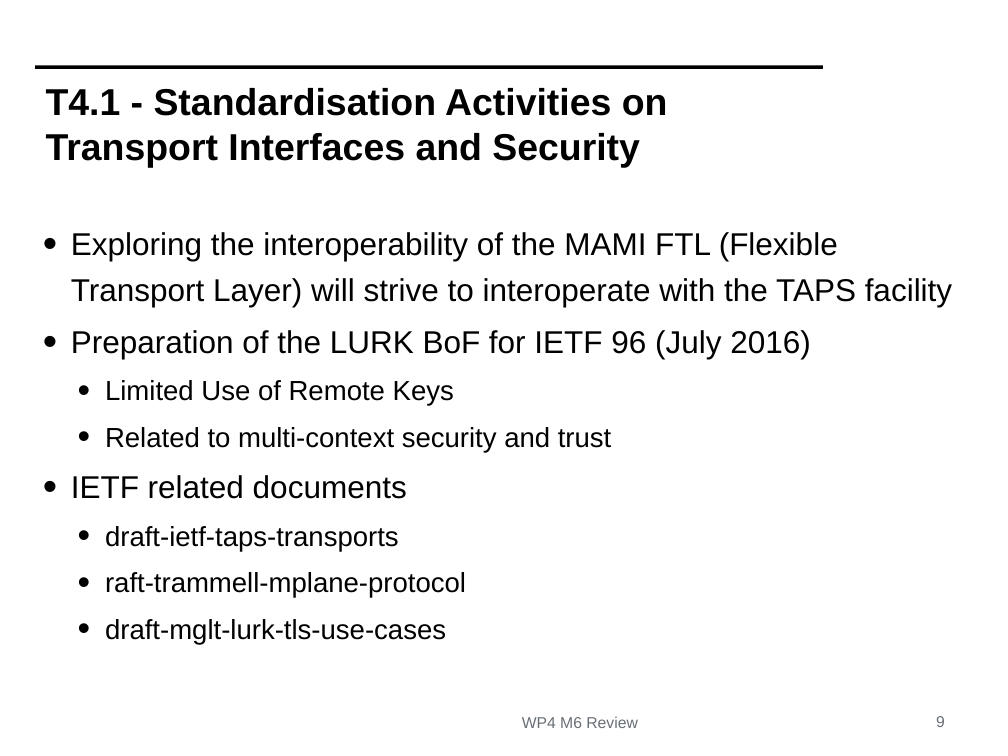
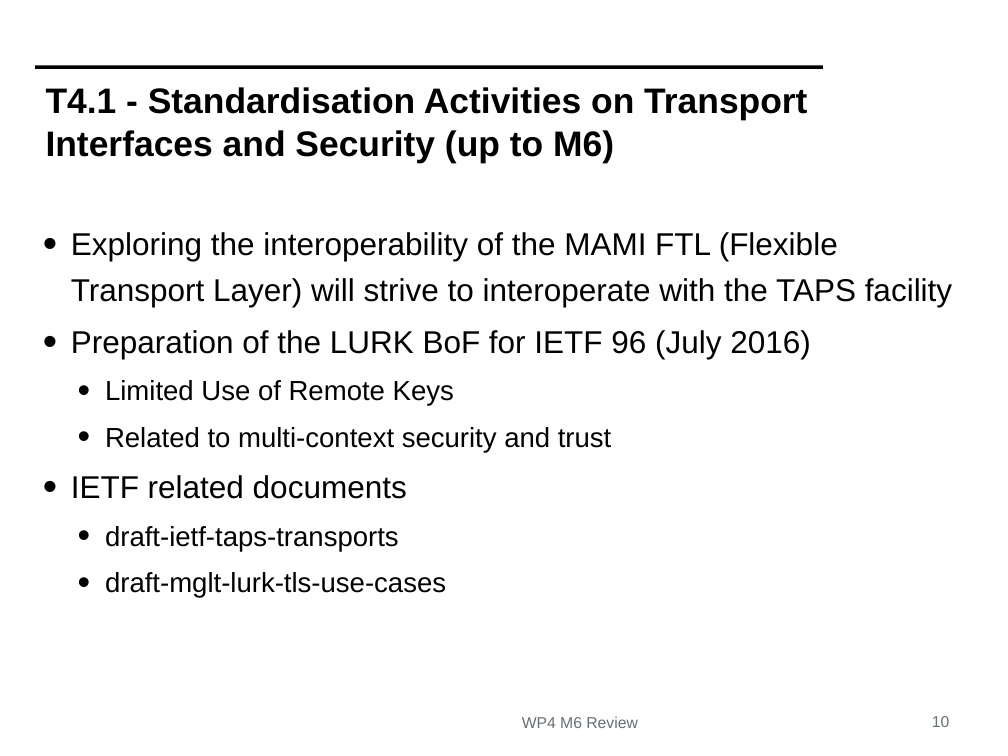
Before and after one commit to mami-project/roadshows, a slide deck: slide 10 of review1/WP4-ReviewM6.pptx (slide 9 before the commit). Drawn at 1008x756 pixels with LibreOffice and Linux fonts; fonts in the diff are those of the drawing; background and template pictures are left out. Boxes give left, top, right and bottom in pixels: in the first picture for what was removed or moved away, otherwise in the second. Text is boxed around its words. In the diff, an @@ line names an element or a change of style, - is before the commit and + after.

```diff
--- a/review1/WP4-ReviewM6.pptx
+++ b/review1/WP4-ReviewM6.pptx
@@ title at (46, 87, 807, 163): text changed; size 38 to 36 pt @@
-T4.1 - Standardisation Activities on Transport Interfaces and Security
+T4.1 - Standardisation Activities on Transport Interfaces and Security (up to M6)
@@ text at (105, 572, 466, 598): paragraph removed @@
-  • raft-trammell-mplane-protocol
@@ page number at (932, 716, 949, 727): text changed @@
-9
+10
```
Also in this commit, not shown: 8 other slides changed, 1 slide added, 1 other file.
